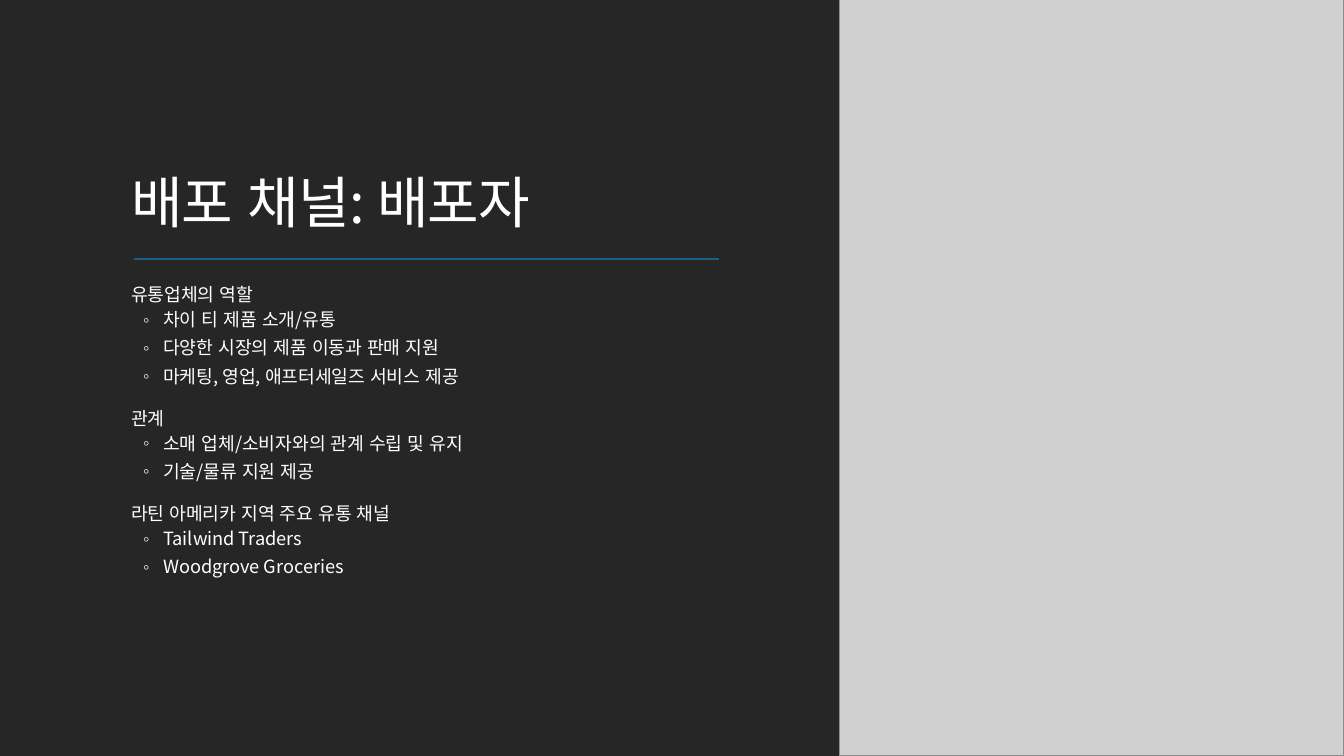
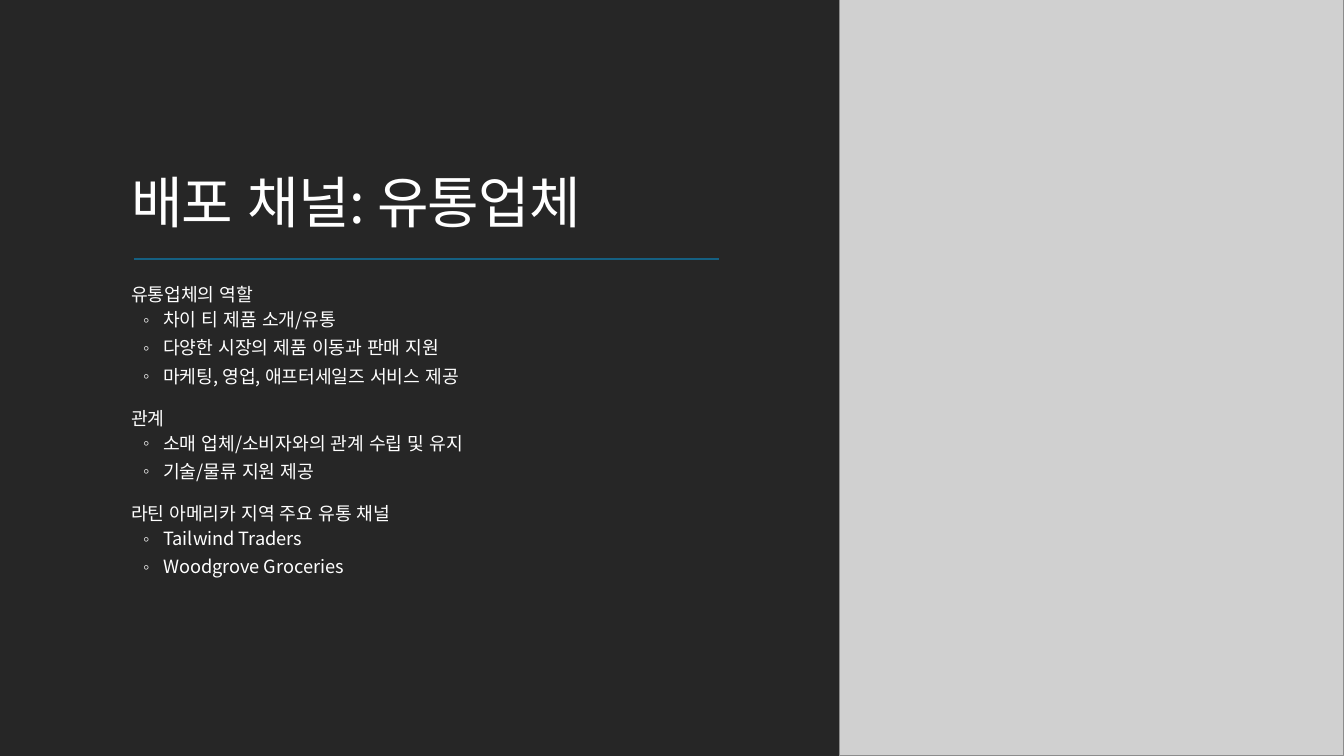
Before and after one commit to MicrosoftLearning/MS-4004-Empower-workforce-copilot-use-cases.ko-kr, a slide deck: slide 10 of ResourceFiles/Mystic Spice Premium Chai Market Analysis Presentation.pptx. Drawn at 1344x756 pixels with LibreOffice and Linux fonts; fonts in the diff are those of the drawing; grey boxes stand for pictures. Boxes give left, top, right and bottom in pixels: in the first picture for what was removed or moved away, otherwise in the second. Text is boxed around its words. In the diff, an @@ line names an element or a change of style, - is before the commit and + after.

```diff
--- a/ResourceFiles/Mystic Spice Premium Chai Market Analysis Presentation.pptx
+++ b/ResourceFiles/Mystic Spice Premium Chai Market Analysis Presentation.pptx
@@ title at box(131, 176, 581, 228): text changed @@
-배포 채널: 배포자
+배포 채널: 유통업체
```
Also in this commit, not shown: 5 other slides changed, 24 other files.
